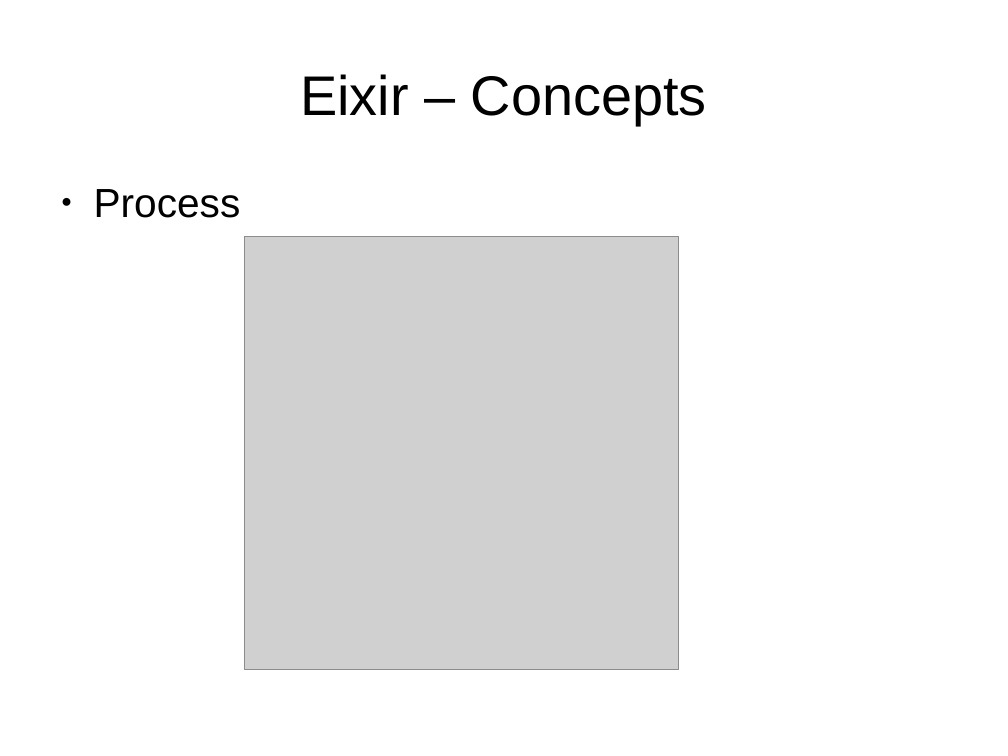
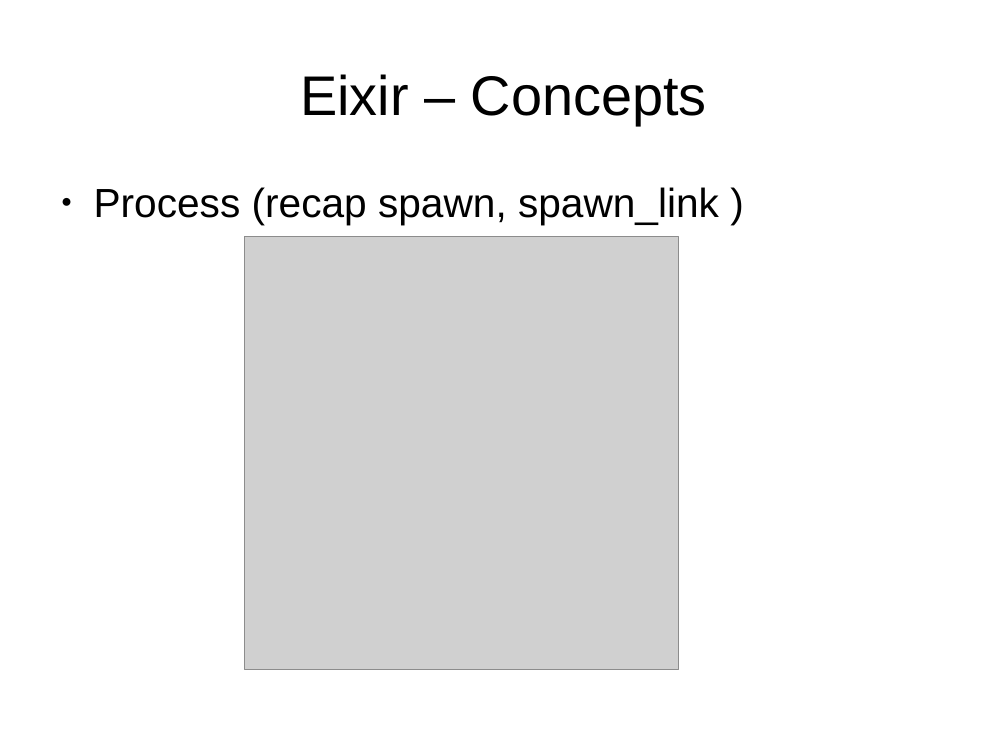
Before and after one commit to ramortegui/talks, a slide deck: slide 7 of elixir-otp-basics.odp (slide 6 before the commit). Drawn at 1008x756 pixels with LibreOffice and Linux fonts; fonts in the diff are those of the drawing; grey boxes stand for pictures. Boxes give left, top, right and bottom in pixels: in the first picture for what was removed or moved away, otherwise in the second. Text is boxed around its words. In the diff, an @@ line names an element or a change of style, - is before the commit and + after.

```diff
--- a/elixir-otp-basics.odp
+++ b/elixir-otp-basics.odp
@@ text at [94,187,719,225]: text changed @@
-● Process
+● Process (recap spawn, spawn_link )
```
Also in this commit, not shown: 5 other slides changed, 2 slides added, 1 slide removed, 53 other files.
